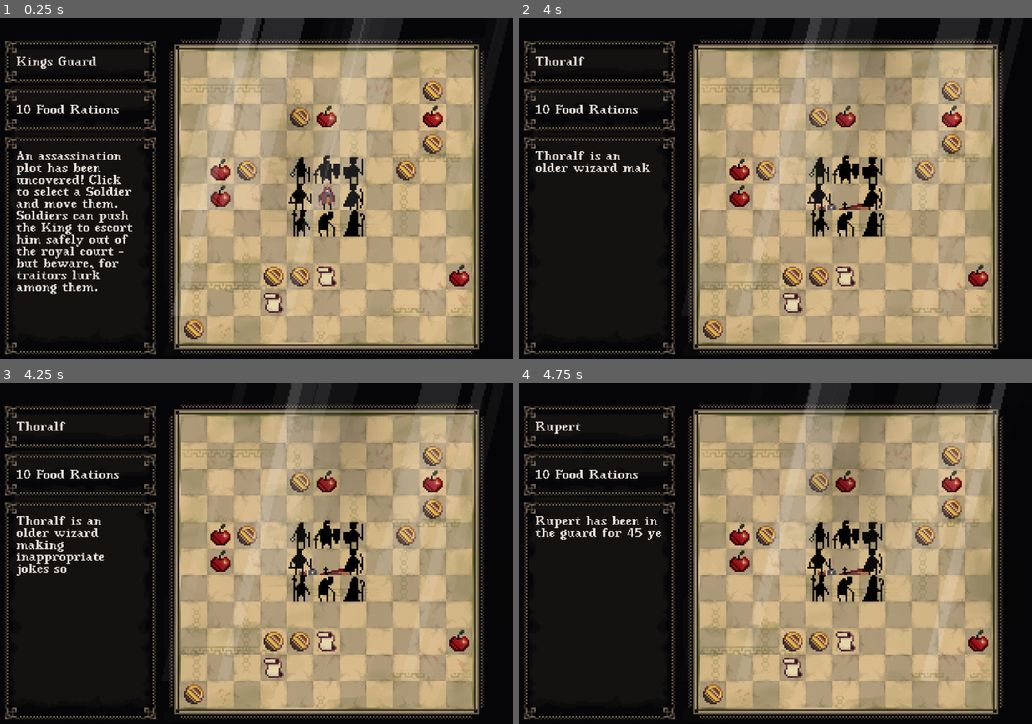
Above: before the commit, frames 1-4 (two rows, left to right).
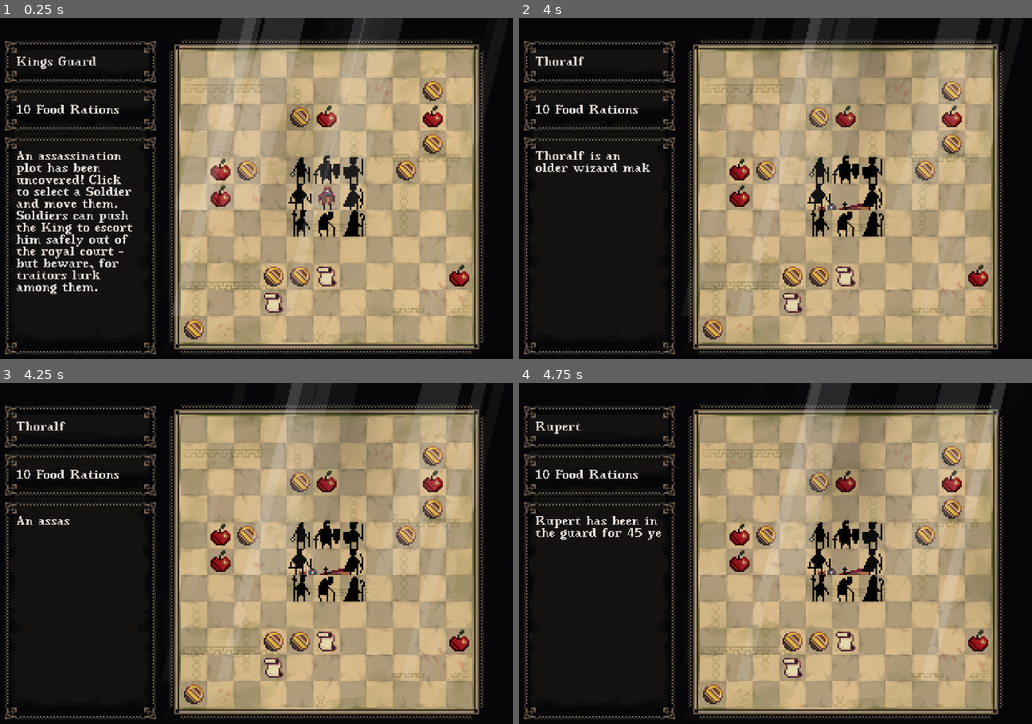
Above: after the commit, the same moments.

Repository: ibirothe/kings-rescue
Game: Godot game, scene res://Scenes/Level.tscn
The game is run twice, just before and just after one commit, with the same random seed, the same clock (stepped at 60 frames per second) and the same inputs.
Inputs (mouse positions are in pixels of both pictures, inside the frame that each line leads up to):
- Up to frame 1 (0.25 s): no input
- Up to frame 2 (4 s): tap Enter at 0.5 s; move the mouse to (821, 171) at 0.52 s; tap L (Magic) at 0.6, 2.1, 3.6 s; click (821, 171) at 0.67 s; move the mouse to (847, 171) at 1.27 s; click (847, 171) at 1.35 s; move the mouse to (872, 171) at 2.02 s; click (872, 171) at 2.17 s; move the mouse to (872, 195) at 2.77 s; click (872, 195) at 2.85 s; move the mouse to (872, 222) at 3.52 s; click (872, 222) at 3.67 s
- Up to frame 3 (4.25 s): tap H (Help, bound only after the commit) at 4.15 s
- Up to frame 4 (4.75 s): move the mouse to (847, 587) at 4.27 s; click (847, 587) at 4.35 s

Frames 1-2 are identical in both runs. In frame 3, 0.8% of the frame differs, in the area x 3-21%, y 39-57%; in frame 4, nothing differs.

Commit message:
Help button works
Still need to add label with H and R

Diff:
--- a/kings-rescue/Scripts/game_manager.gd
+++ b/kings-rescue/Scripts/game_manager.gd
@@ -62,6 +62,13 @@
 	if Input.is_action_just_pressed("Restart"):
 		get_tree().reload_current_scene()
 		Engine.time_scale = 1
+	if Input.is_action_just_pressed("Help"):
+		GlobalText.set_text("An assassination plot has been uncovered! Click to select a Soldier and move them. Soldiers can push the King to escort him safely out of the royal court - but beware, for traitors lurk among them.")
+		Engine.time_scale = 1
+	if cycle_odd == true:
+		cycle_odd = false
+	else:
+		cycle_odd == true
 	if cycle_odd == true:
 		cycle_odd = false
 	else:
--- a/kings-rescue/project.godot
+++ b/kings-rescue/project.godot
@@ -37,6 +37,11 @@
 "events": [Object(InputEventKey,"resource_local_to_scene":false,"resource_name":"","device":0,"window_id":0,"alt_presse …(189 unchanged characters)…
 ]
 }
+Help={
+"deadzone": 0.5,
+"events": [Object(InputEventKey,"resource_local_to_scene":false,"resource_name":"","device":0,"window_id":0,"alt_pressed":false,"shift_pressed":false,"ctrl_pressed":false,"meta_pressed":false,"pressed":false,"keycode":0,"physical_keycode":72,"key_label":0,"unicode":0,"location":0,"echo":false,"script":null)
+]
+}
 
 [rendering]
 
